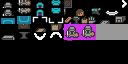
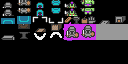
Before/after of a 128×64 layered artwork. What changed in the layer stack:
painted on "character_idle.bmp" over (64, 0, 127, 41)
